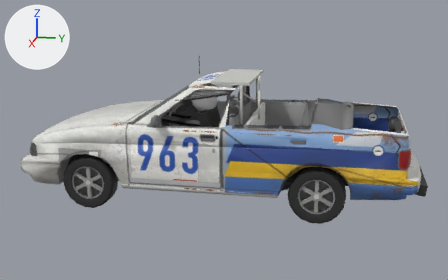
The glTF model public/cars/field/models/963.glb, before and after one commit.
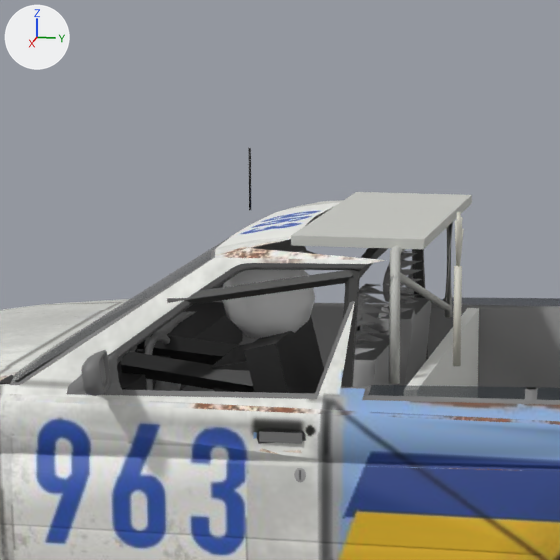
Each version is shown whole from a camera (50 mm lens) standing at (6.76, 1.47, 2.32) and looking at (0.03, 0.12, 0.64), then close up on the part from 28% to 64% of the width and 5% to 63% of the height. Every picture has the same lights, and +X, +Y and +Z are marked at upper left. The last two pictures show the newer version. Vertices at exactly the same position are counted once.

Names of what the first close-up shows: 'body'.
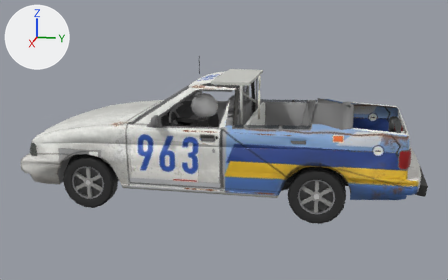
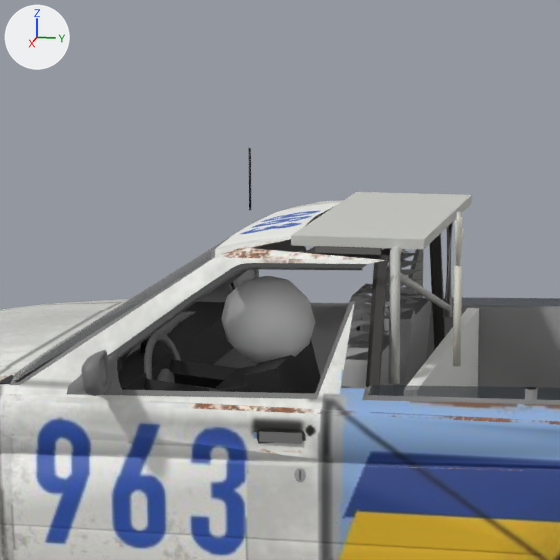
Pixel boxes (x1, y1, x2, y2) of what changed, in the close-ups (560 x 560 px; the box of a moved part takes in the faces that stretch with it):
part 1 of me_body_mesh, moved or reshaped: before (244, 315, 324, 393); after (244, 339, 321, 393)
part 2 of me_body_mesh, moved or reshaped: before (210, 343, 252, 392); after (214, 366, 254, 392)
part 3 of me_body_mesh, moved or reshaped: before (121, 351, 254, 392); after (144, 378, 219, 391)
part 4 of me_body_mesh, moved or reshaped: before (150, 334, 244, 365); after (170, 360, 242, 388)
part 5 of me_body_mesh, moved or reshaped (mostly hidden): before (135, 340, 146, 352); after (117, 337, 150, 372)
part 6 of me_body_mesh, moved or reshaped: before (222, 269, 315, 339); after (221, 275, 315, 363)
part 7 of me_body_mesh, rebuilt: before (341, 248, 428, 387); after (366, 233, 445, 387)
part 8 of me_body_mesh, added: after (304, 246, 382, 259)
part 9 of me_body_mesh, deleted: before (167, 269, 353, 305)

What the commit changed:
me_body_mesh is used by ob_body; location (0.0, 0.0, 0.0).
me_body_mesh had 3856 vertices, 6852 faces and spanned x -0.99..0.99, y -2.1..2.28, z 0.25..1.58.
me_body_mesh now has 3846 vertices, 6832 faces and spans x -0.99..0.99, y -2.1..2.28, z 0.25..1.58.
me_body_mesh part 1: the loose piece of 8 vertices spanning x 0.11..0.61, y -0.04..0.21, z 0.42..1.07 is moved by (0.0, 0.0, -0.08).
me_body_mesh part 2: the loose piece of 8 vertices spanning x 0.18..0.54, y -0.17..0.14, z 0.44..1.01 is moved by (0.0, 0.0, -0.08).
me_body_mesh part 3: the loose piece of 10 vertices spanning x 0.47..0.57, y -0.45..-0.01, z 0.89..1.01 is moved by (0.0, 0.0, -0.08).
me_body_mesh part 4: the loose piece of 10 vertices spanning x 0.16..0.26, y -0.45..-0.01, z 0.89..1.01 is moved by (0.0, 0.0, -0.08).
me_body_mesh part 5: the loose piece of 40 vertices spanning x 0.16..0.56, y -0.57..-0.42, z 0.77..1.13 is moved by (0.0, 0.0, -0.08).
me_body_mesh part 6: the loose piece of 42 vertices spanning x 0.23..0.49, y -0.18..0.12, z 1.03..1.31 is moved by (0.0, 0.0, -0.08).
me_body_mesh part 7: the loose piece of 75 vertices spanning x -0.76..0.76, y 0.26..0.31, z 0.67..1.32 is rebuilt with 35 vertices and now spans x -0.74..0.74, y 0.34..0.38, z 0.68..1.33.
me_body_mesh part 8: a new loose piece of 25 vertices spanning x 0.48..0.57, y -0.27..0.36, z 1.17..1.35, in mat_car_users_cobyhartman_dev_probe_sim_tools_cars_kit_cache_import_963_derived_spec_py_livery (picture img_livery).
Part 9, on me_body_mesh:
10 vertices are removed from x 0.56..0.65, y -0.27..0.29, z 1.17..1.29.
16 faces are deleted.
Other edits to the shape of me_body_mesh do not show in these pictures.
